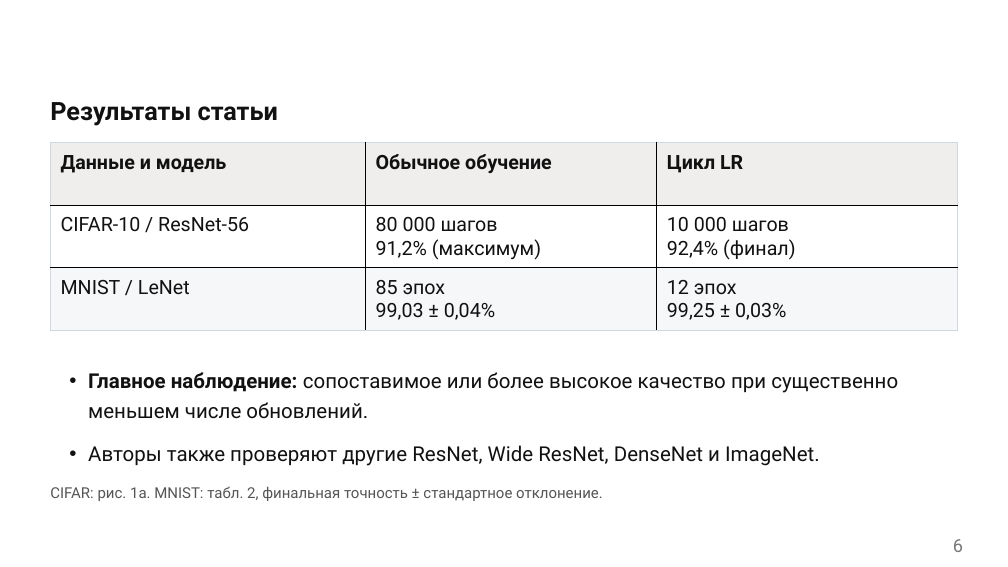
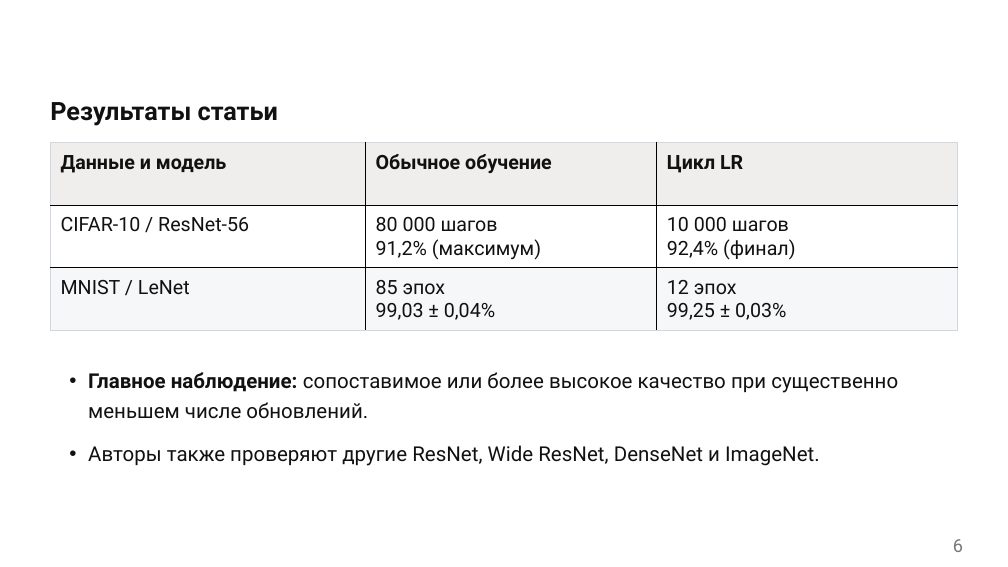
Before and after one commit to AccessAndrei/Efficient-Models-course-ITMO-2026, a slide deck: slide 6 of hw2/presentation.pptx. Drawn at 1008x567 pixels with LibreOffice and Linux fonts; fonts in the diff are those of the drawing. Boxes give left, top, right and bottom in pixels: in the first picture for what was removed or moved away, otherwise in the second. Text is boxed around its words. In the diff, an @@ line names an element or a change of style, - is before the commit and + after.

```diff
--- a/hw2/presentation.pptx
+++ b/hw2/presentation.pptx
@@ text removed at (50, 486, 603, 501) @@
-CIFAR: рис. 1a. MNIST: табл. 2, финальная точность ± стандартное отклонение.
```
Also in this commit, not shown: 4 other slides changed, 3 other files.
